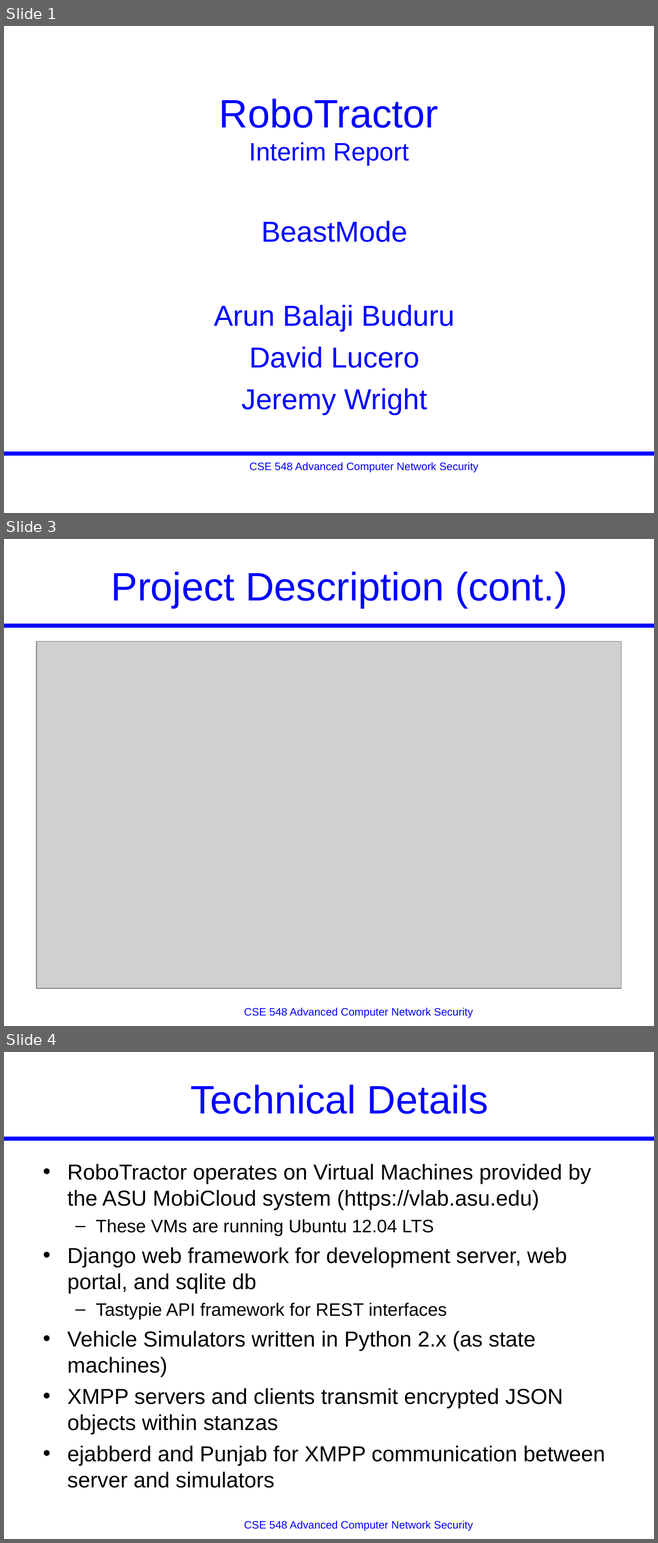
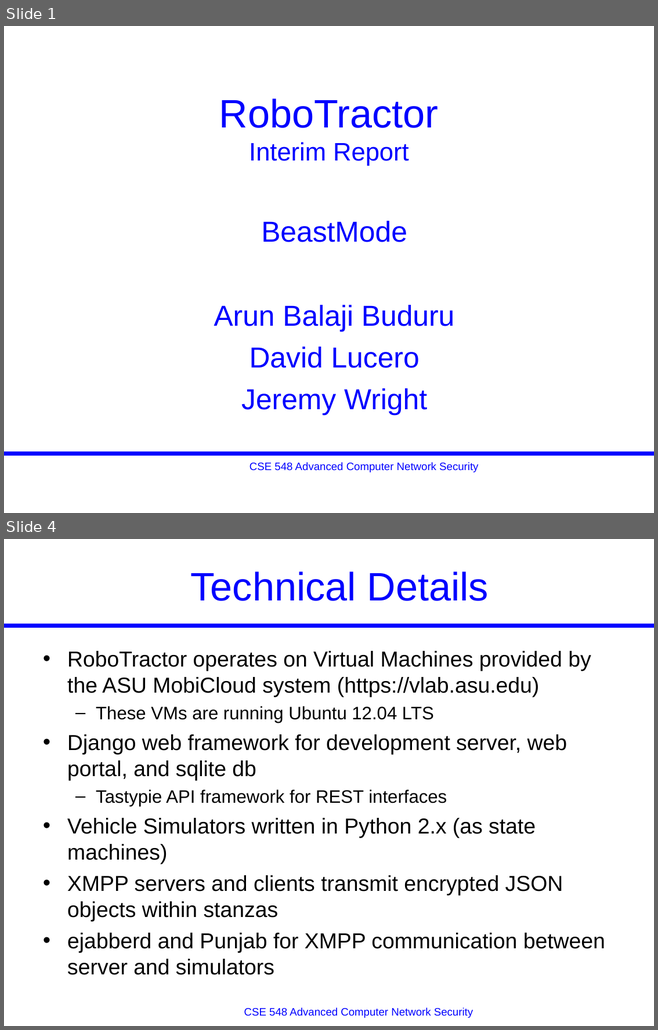
Before and after one commit to JeremyLWright/cse548, a slide deck: midterm/Presentation_Template.ppt. Shown one above the other, each under a label of ours: slides 1, 3 and 4 before the commit, slides 1 and 4 after it; the slides between them are not shown. The pictures are 658x1543 and 658x1030 pixels, drawn with LibreOffice and Linux fonts; fonts in the diff are those of the drawing; grey boxes stand for pictures. Boxes give left, top, right and bottom in pixels: in the first picture for what was removed or moved away, otherwise in the second. Text is boxed around its words. In the diff, an @@ line names an element or a change of style, - is before the commit and + after.

```diff
--- a/midterm/Presentation_Template.ppt
+++ b/midterm/Presentation_Template.ppt
@@ slide 3 removed at [4, 539, 654, 1026], background #FFFFFF; not listed: 2 template elements that a slide beside it also shows @@
@@ title removed at [111, 571, 568, 608] @@
-Project Description (cont.)
@@ picture removed at [36, 642, 621, 988] @@
```
Also in this commit, not shown: 2 slides changed, 7 slides added, 3 other slides removed.
